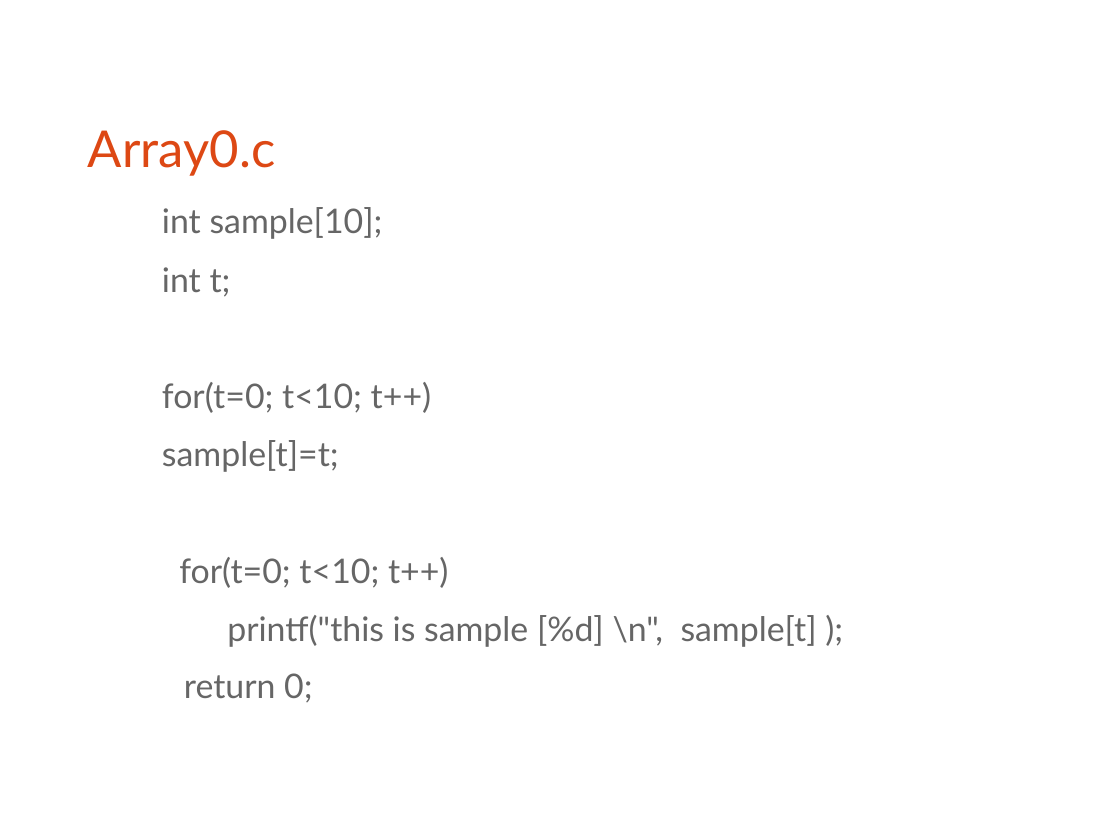
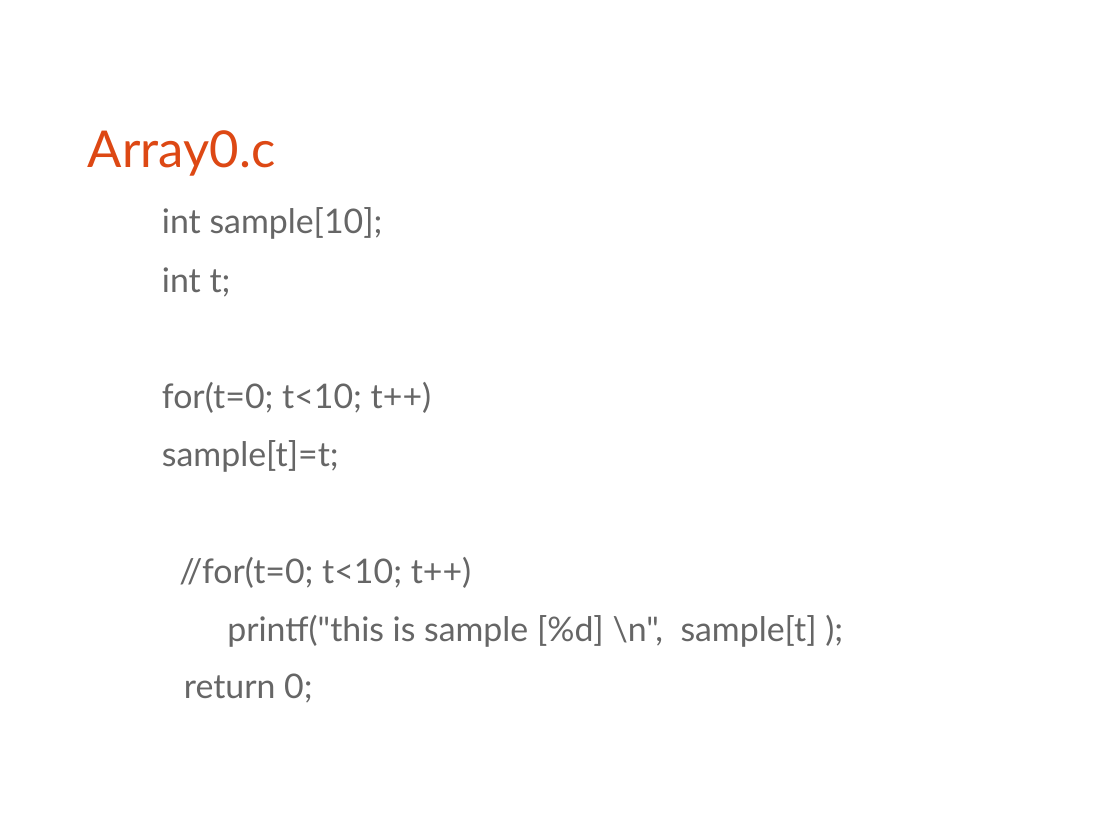
Before and after one commit to bagustris/prokom-tf, a slide deck: slide 11 of slide/prokom4.odp (slide 10 before the commit). Drawn at 1120x840 pixels with LibreOffice and Linux fonts; fonts in the diff are those of the drawing. Boxes give left, top, right and bottom in pixels: in the first picture for what was removed or moved away, otherwise in the second. Text is boxed around its words. In the diff, an @@ line names an element or a change of style, - is before the commit and + after.

```diff
--- a/slide/prokom4.odp
+++ b/slide/prokom4.odp
@@ text at <box>179,557,471,588</box>: text changed @@
-for(t=0; t<10; t++)
+//for(t=0; t<10; t++)
```
Also in this commit, not shown: 5 other slides changed, 1 slide added, 8 other files.
